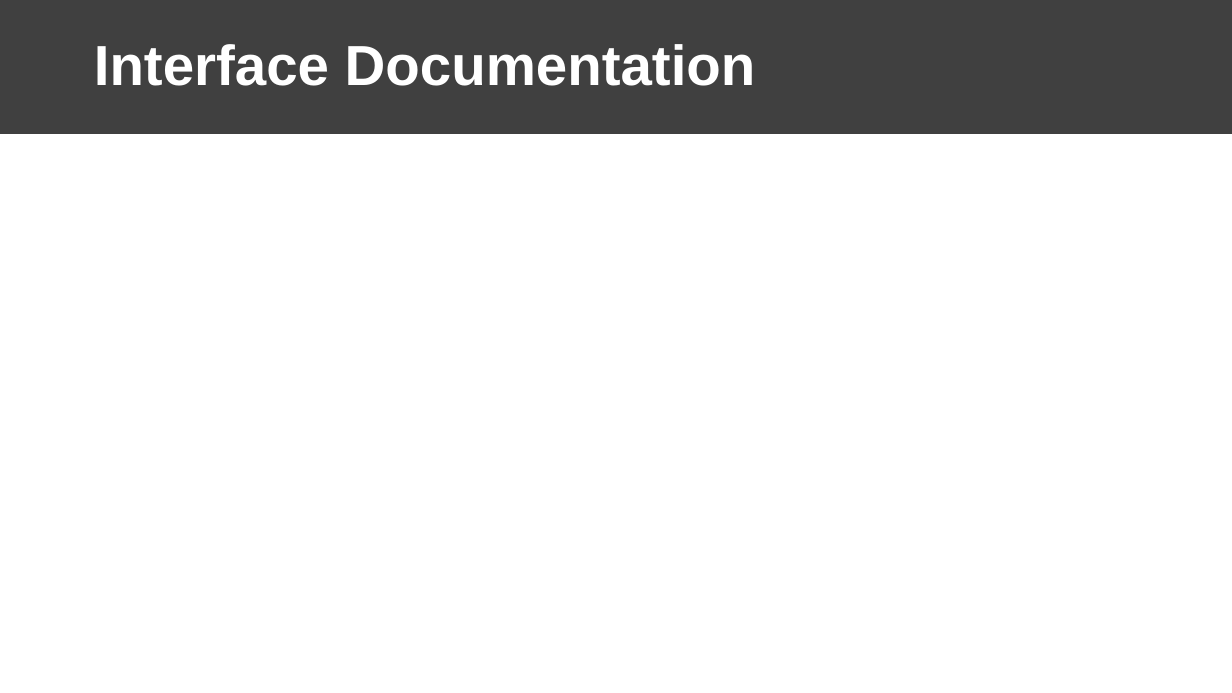
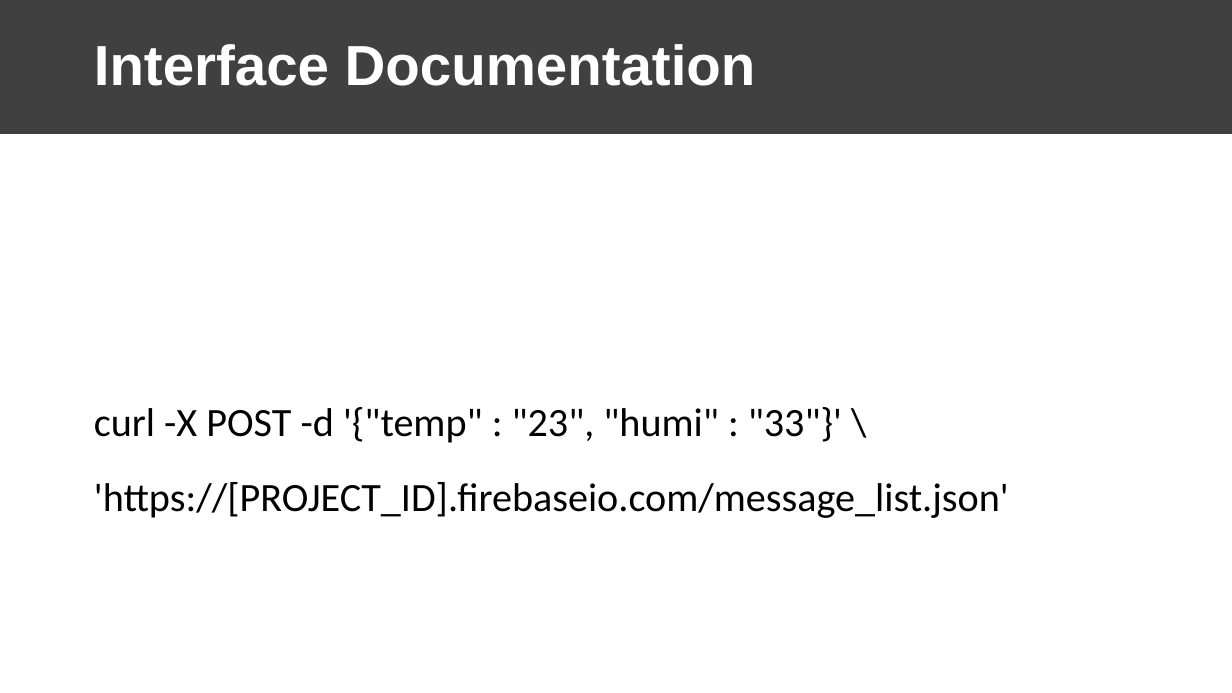
Before and after one commit to fhnw-iot-5ibb1/fhnw-iot-project-Terrarium-Monitoring-Control-System, a slide deck: slide 4 of Docs/Terrarium_Presentation.pptx. Drawn at 1232x693 pixels with LibreOffice and Linux fonts; fonts in the diff are those of the drawing. Boxes give left, top, right and bottom in pixels: in the first picture for what was removed or moved away, otherwise in the second. Text is boxed around its words. In the diff, an @@ line names an element or a change of style, - is before the commit and + after.

Commit message:
presentation pdf

```diff
--- a/Docs/Terrarium_Presentation.pptx
+++ b/Docs/Terrarium_Presentation.pptx
@@ text added at bbox=[94, 407, 1009, 518], 54 pt, text #000000 @@
+curl -X POST -d '{"temp" : "23", "humi" : "33"}' \ 'https://[PROJECT_ID].firebaseio.com/message_list.json'
```
Also in this commit, not shown: 2 other files.
